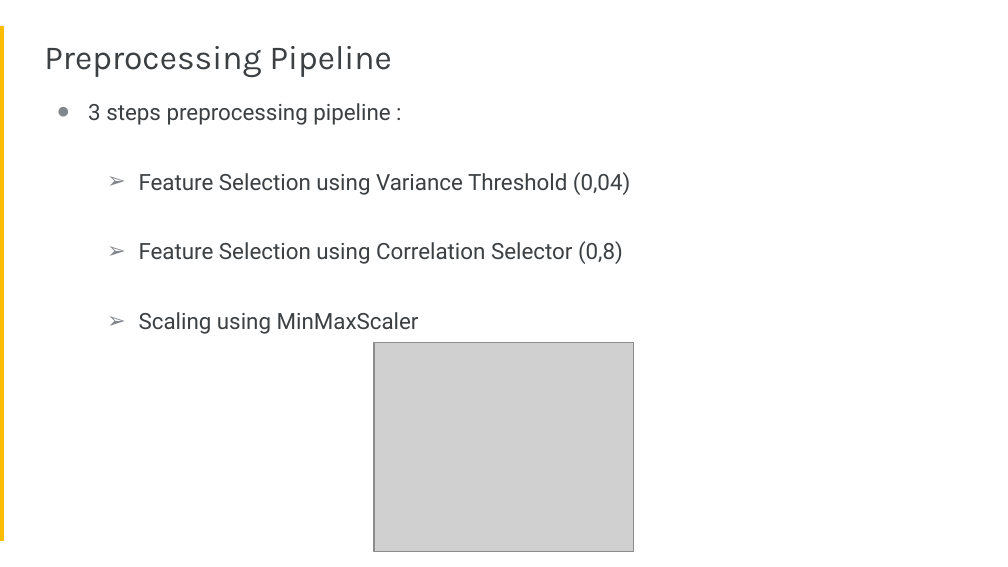
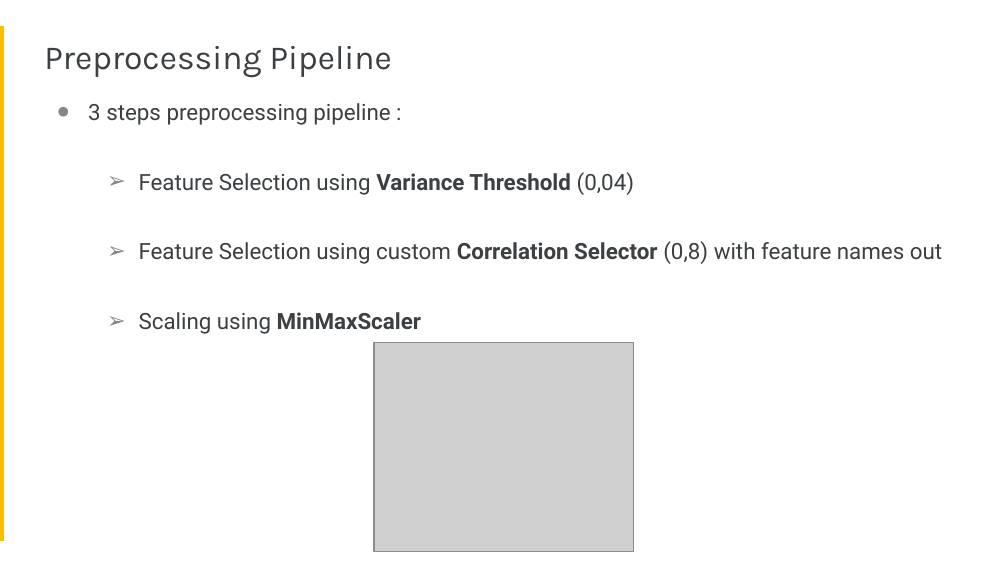
Before and after one commit to Faskill/E-Commerce-Customer-Segmentation, a slide deck: slide 9 of P5_02_Presentation.pptx. Drawn at 1008x567 pixels with LibreOffice and Linux fonts; fonts in the diff are those of the drawing; grey boxes stand for pictures. Boxes give left, top, right and bottom in pixels: in the first picture for what was removed or moved away, otherwise in the second. Text is boxed around its words. In the diff, an @@ line names an element or a change of style, - is before the commit and + after.

```diff
--- a/P5_02_Presentation.pptx
+++ b/P5_02_Presentation.pptx
@@ text at (x1=139, y1=172, x2=634, y2=334): bold on in "Variance Threshold", "MinMaxScaler" @@
@@ text at (x1=139, y1=241, x2=942, y2=264): text changed @@
-  ➢ Feature Selection using Correlation Selector (0,8)
+  ➢ Feature Selection using custom Correlation Selector (0,8) with feature names out
```
Also in this commit, not shown: 2 other slides changed, 1 slide added, 1 slide removed, 1 other file.
